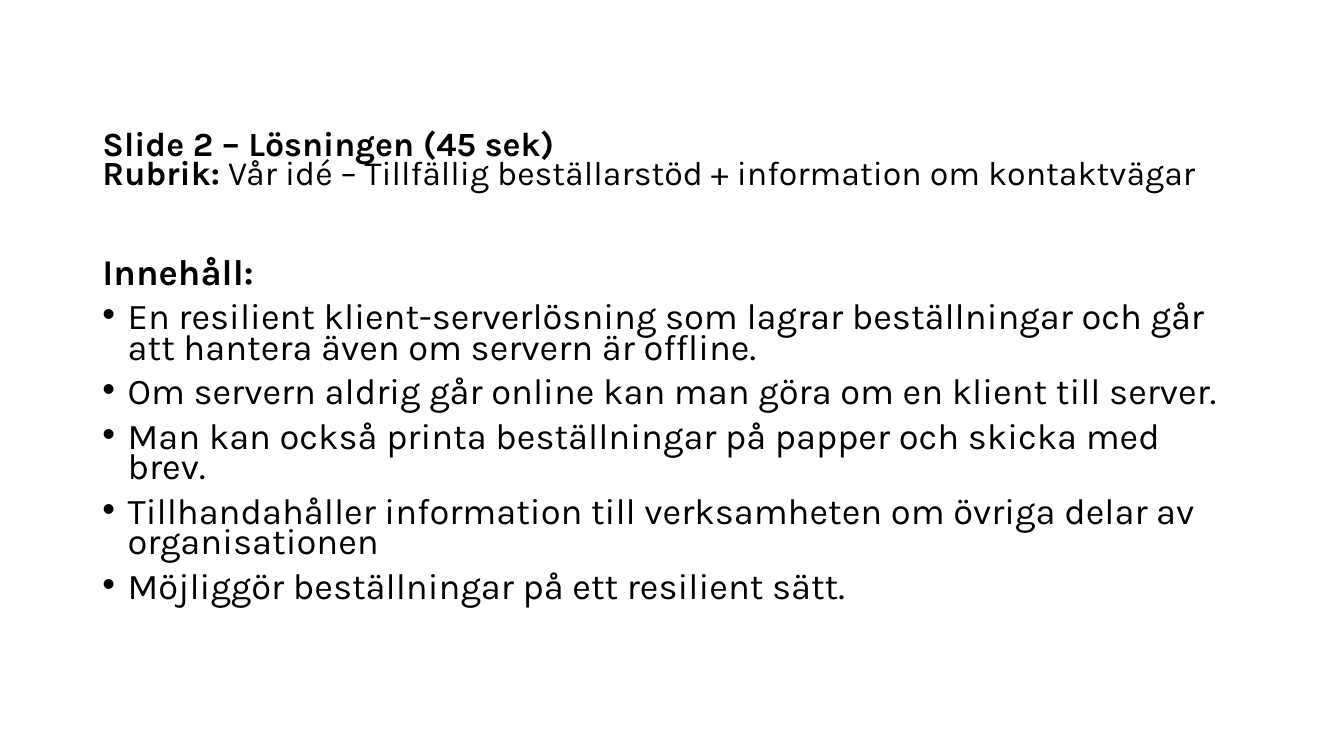
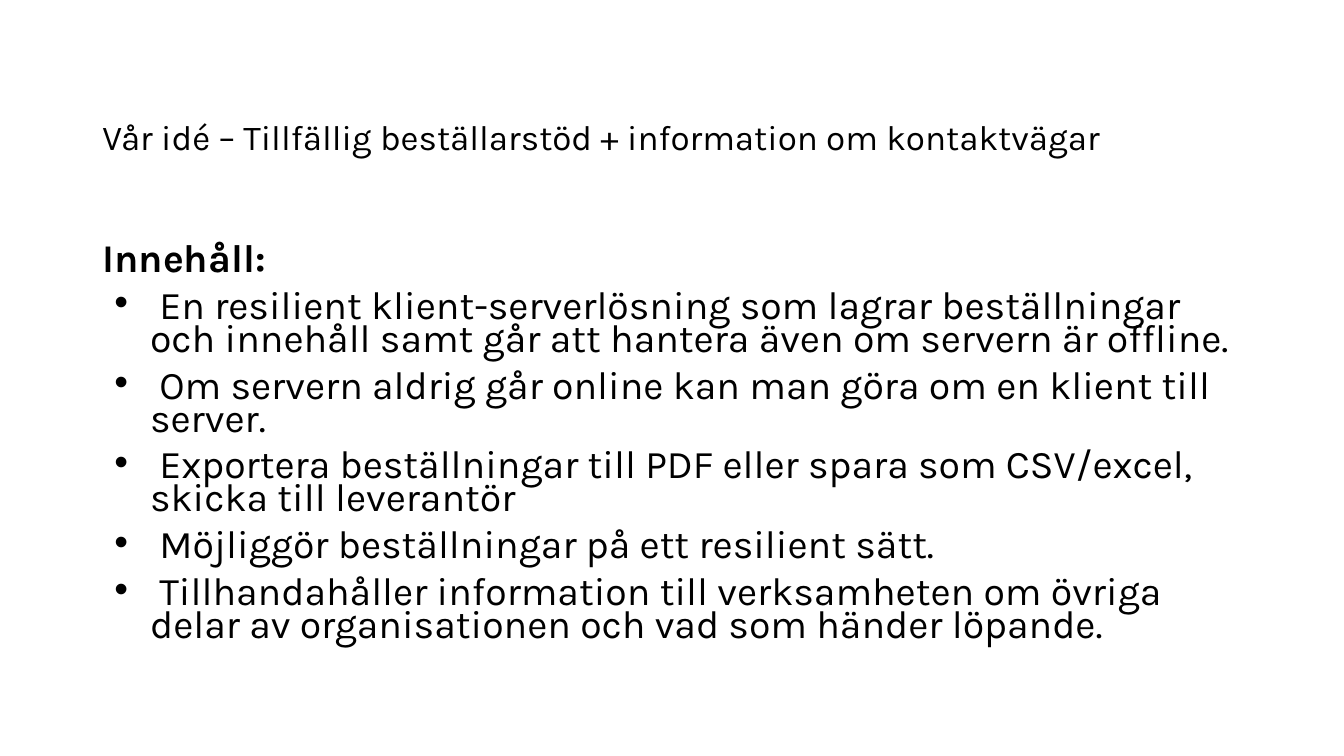
Before and after one commit to arizon-dread/region-orebro-lan, a slide deck: slide 4 of doc/Presentation KLIRR Hack Region Örebro län.odp. Drawn at 1344x756 pixels with LibreOffice and Linux fonts; fonts in the diff are those of the drawing. Boxes give left, top, right and bottom in pixels: in the first picture for what was removed or moved away, otherwise in the second. Text is boxed around its words. In the diff, an @@ line names an element or a change of style, - is before the commit and + after.

```diff
--- a/doc/Presentation KLIRR Hack Region Örebro län.odp
+++ b/doc/Presentation KLIRR Hack Region Örebro län.odp
@@ title at (102, 123, 1099, 159): text changed; size 24.2 to 25 pt @@
-Slide 2 – Lösningen (45 sek)
-Rubrik: Vår idé – Tillfällig beställarstöd + information om kontaktvägar
+Vår idé – Tillfällig beställarstöd + information om kontaktvägar
@@ text "Innehåll:": place and size @@
-text "Innehåll:" at (102, 257, 1216, 608)
+text "Innehåll:" at (102, 241, 1229, 648)
@@ text at (102, 241, 1210, 568): size 25.9 to 28 pt in "Innehåll:", "Om servern aldrig går online kan man ...", "Möjliggör beställningar på ett resilient sätt."; indent changed @@
@@ text at (150, 292, 1229, 362): text changed; size 25.9 to 28 pt @@
-• En resilient klient-serverlösning som lagrar beställningar och går att hantera även om servern är offline.
+• En resilient klient-serverlösning som lagrar beställningar och innehåll samt går att hantera även om servern är offline.
@@ text at (150, 449, 1192, 512): text changed; size 25.9 to 28 pt @@
-• Man kan också printa beställningar på papper och skicka med brev.
-• Tillhandahåller information till verksamheten om övriga delar av organisationen
+• Exportera beställningar till PDF eller spara som CSV/excel, skicka till leverantör
@@ text at (150, 576, 1162, 648): paragraph added @@
+• Tillhandahåller information till verksamheten om övriga delar av organisationen och vad som händer löpande.
```
Also in this commit, not shown: 4 other slides changed, 2 slides added, 2 slides removed, 2 other files.
